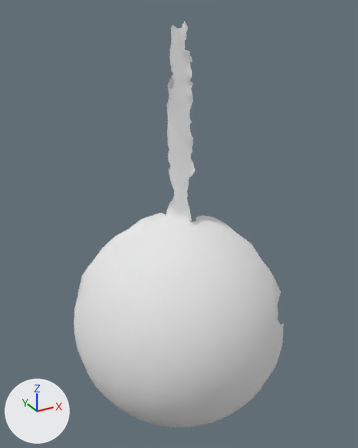
An edit to the OBJ model res/pendulum_horizontal/Pendulum_horizontal.000134.obj, drawn before and after from the same camera.
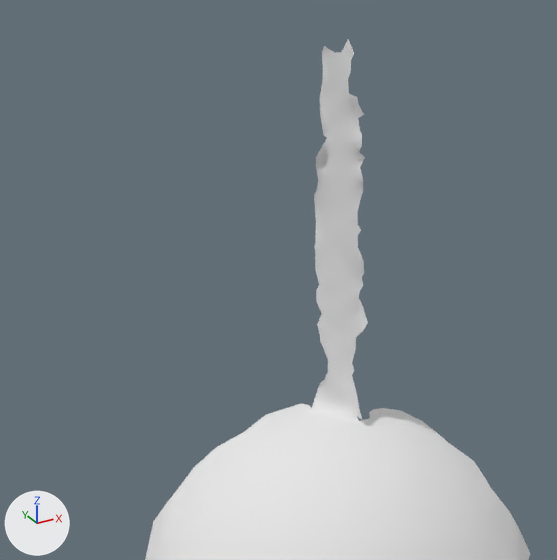
Each version appears first whole from a 50 mm camera at (-64.0, -373.0, 370.0) aimed at (212.0, 129.0, 119.0), and next in a close-up on the part from 0% to 82% of the width and 0% to 66% of the height. Lighting does not change. The marker at lower left points along +X, +Y and +Z. Where no turn or scale is listed for an object, it has been applied to the vertices.

The first close-up shows 'Pendulum_horizontal.000134'.
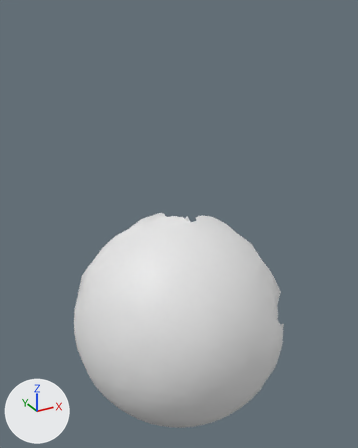
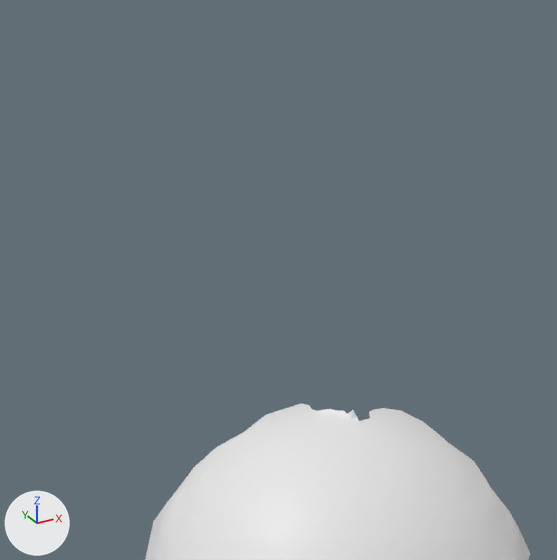
The change, as a diff of the scene's bpy script:
```diff
--- a/res/pendulum_horizontal/Pendulum_horizontal.000134.obj.py
+++ b/res/pendulum_horizontal/Pendulum_horizontal.000134.obj.py
@@ me_pendulum_horizontal_000134 @@
 # used by ob_pendulum_horizontal_000134; location = (0.0, 0.0, 0.0)
-me_pendulum_horizontal_000134.from_pydata(...)  # 5382 vertices, 10593 faces; spans x 77.0..330.0, y 2.0..236.0, z -175.0..356.0
-me_pendulum_horizontal_000134.materials.append(mat_pendulum_horizontal_000134)  # white #e7e7e7
+me_pendulum_horizontal_000134.from_pydata(...)  # 4964 vertices, 9834 faces; spans x 77.0..330.0, y 2.0..236.0, z -175.0..122.0
+# me_pendulum_horizontal_000134 part 1: 418 vertices removed from x 214.0..238.0, y 130.0..173.0, z 118.0..356.0
```

Location of each change, (x1, y1, x2, y2) in pixels of the close-ups (557 x 560 px):
'Pendulum_horizontal.000134', reshaped: before (145, 39, 530, 560); after (145, 403, 530, 560)
part 1 of me_pendulum_horizontal_000134, deleted: before (311, 39, 368, 419)
